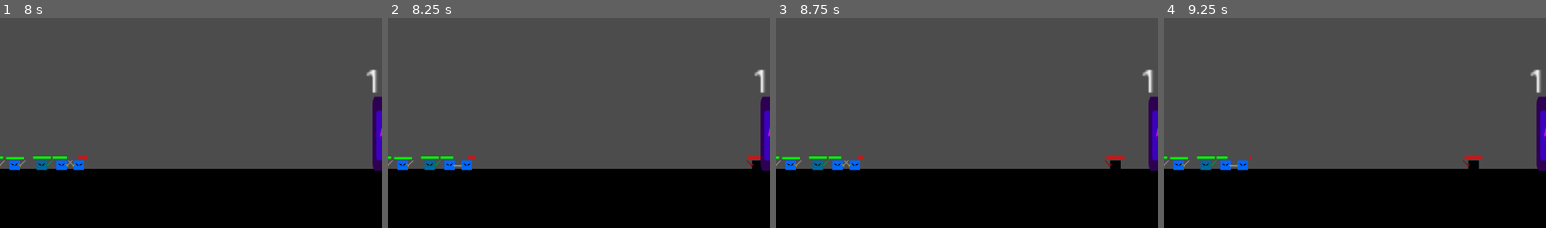
Above: before the commit, frames 1-4 (left to right).
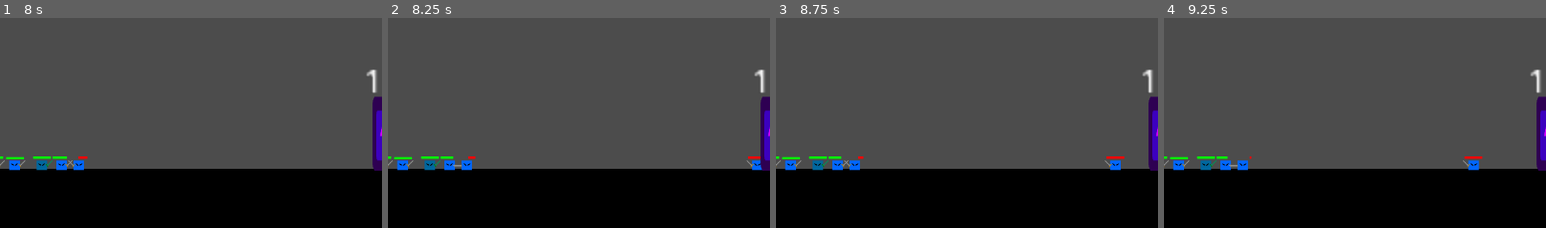
Above: after the commit, the same moments.

Repository: Boyquotes/mtx-project
Game: Godot game, scene res://src/scenes/battle_scene/BattleScene.tscn
Same seed, same stepped clock (60 frames per second), same inputs: the game is played once before the commit and once after it. The engine's default icon, where the game draws it, is replaced by a stand-in: a white triangle on a blue panel in a dark square.
Inputs (mouse positions are % of the whole screen's width and height, from its top left):
- Up to frame 1 (8 s): tap Enter at 0.5 s; move the mouse to (72, 44) at 0.52 s; tap 1 (spawn_1) every 2.25 s from 0.6 to 7.35 s; move the mouse to (30, 54) at 1.27 s; tap 2 (spawn_2) at 1.35, 3.6, 5.85 s; move the mouse to (60, 26) at 2.02 s; tap 3 (spawn_3) at 2.1, 4.35, 6.6 s; move the mouse to (45, 69) at 2.77 s; move the mouse to (80, 64) at 3.52 s; move the mouse to (20, 34) at 4.27 s; move the mouse to (55, 49) at 5.02 s; move the mouse to (35, 23) at 5.77 s; move the mouse to (72, 44) at 6.52 s; move the mouse to (30, 54) at 7.27 s
- Up to frame 2 (8.25 s): move the mouse to (60, 26) at 8.02 s; tap 2 (spawn_2) at 8.1 s
- Up to frame 3 (8.75 s): no input
- Up to frame 4 (9.25 s): move the mouse to (45, 69) at 8.77 s; tap 3 (spawn_3) at 8.85 s
The pictures show only the part of the screen within x 43-93%, y 50-100%; the shares and areas given below are measured in that part.

Frame 1 is identical in both runs. In frame 2, 0.1% of the frame differs, in the area x 93-98%, y 67-73%; in frame 3, 0.2%, in the area x 86-91%, y 67-73%; in frame 4, 0.2%.

Commit message:
small merge conflict

Diff:
--- a/src/scenes/battle_scene/BattleScene.tscn
+++ b/src/scenes/battle_scene/BattleScene.tscn
@@ -22,8 +22,6 @@
 
 [node name="EnemyBase" parent="." instance=ExtResource( 7 )]
 position = Vector2( 1189, 562 )
-min_delay_between_waves = 1
-time_for_level_increase = 1.0
 
 [node name="AllyBase" parent="." instance=ExtResource( 6 )]
 position = Vector2( 101, 562 )
